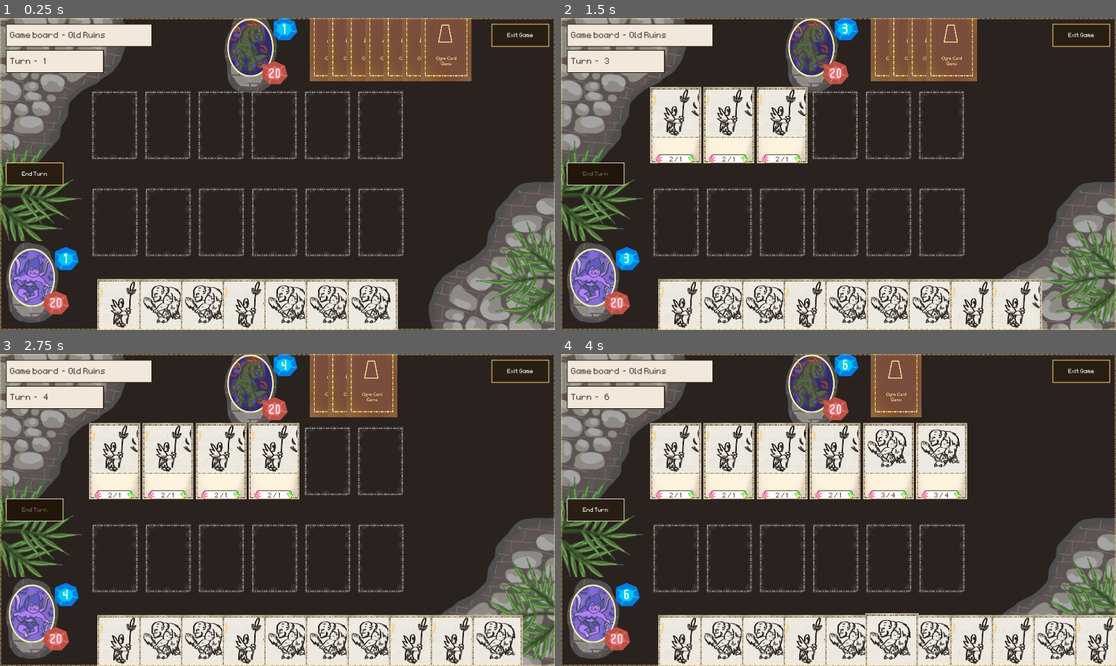
Above: before the commit, frames 1-4 (two rows, left to right).
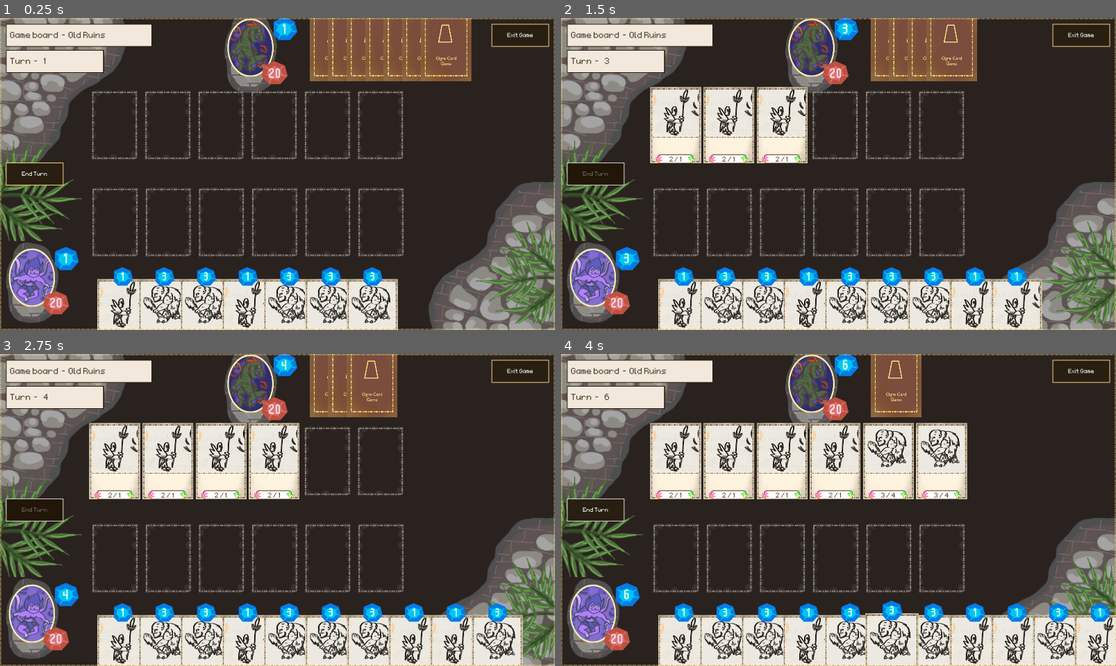
Above: after the commit, the same moments.

Repository: OttoElomaa/Godot-4-Ogre-Card-Game
Game: Godot game, scene res://GameScenes/main.tscn
Two runs of this game, one before a commit and one after it. Both use one fixed random seed, a clock stepped at 60 frames per second and the inputs below.
Inputs (mouse positions are in pixels of both pictures, inside the frame that each line leads up to):
- Up to frame 1 (0.25 s): no input
- Up to frame 2 (1.5 s): click (594, 174) at 0.5 s; click (594, 174) at 1.25 s
- Up to frame 3 (2.75 s): click (33, 510) at 2 s
- Up to frame 4 (4 s): tap Enter at 2.75 s; drag from (683, 653) to (849, 653) at 2.77 s; tap Space at 3.5 s; drag from (727, 653) to (894, 653) at 3.52 s

The runs differ from the first frame. In frame 1, 1.2% of the frame differs, in the area x 20-69%, y 79-86%; in frame 2, 1.5%; in frame 3, 1.7%; in frame 4, 1.9%, in the area x 20-99%, y 79-86%.

Commit message:
Cards in hand display their mana cost. Cards have attack animation and tween-animated switch to resting

Diff:
--- a/Cards/card.gd
+++ b/Cards/card.gd
@@ -26,6 +26,7 @@
 
 var allowInteract := true
 var actionState: CardActionStates = CardActionStates.ACTIVE
+var isEnemyCard := false
 
 
 func _ready() -> void:
@@ -80,7 +81,7 @@
 
 func rest():
 	actionState = CardActionStates.RESTING
-	rotation_degrees = 25
+	#rotation_degrees = 25
 
 func wake():
 	actionState = CardActionStates.ACTIVE
@@ -89,3 +90,30 @@
 
 func checkHasLethalOn(card:Card):
 	return (damage > card.health)
+
+
+func toggleManaCostIndicator(enable:bool):
+	if enable:
+		$Frontside/ManaCost.show()
+		$Frontside/ManaCost/ManaCostLabel.text = "%d" % manaCost
+	else:
+		$Frontside/ManaCost.hide()
+
+
+func toggleEnemyStatus(enabled:bool):
+	isEnemyCard = enabled
+
+
+func playAttackAnimation():
+	if isEnemyCard:
+		$BodyAnimations.play("EnemyAttack")
+	else:
+		$BodyAnimations.play("PlayerAttack")
+	$BodyAnimations/AnimationsTimer.start()
+
+
+#### FOR RESTING
+func _on_animations_timer_timeout() -> void:
+	#rotation_degrees = 25
+	var tween = get_tree().create_tween()
+	tween.tween_property(self, "rotation_degrees", 25, 0.2)
--- a/Cards/card.tscn
+++ b/Cards/card.tscn
@@ -6,9 +6,99 @@
 [ext_resource type="Texture2D" uid="uid://b7g66n14xrpak" path="res://Art/card-art-base-card-idk.png" id="3_trd61"]
 [ext_resource type="LabelSettings" uid="uid://bybi82ik7ric5" path="res://Fonts/LabelSettingSmallFontFaintGrey.tres" id="4_7bc8n"]
 [ext_resource type="StyleBox" path="res://PanelStyles/EmptyStyleBox.tres" id="4_w0fdq"]
+[ext_resource type="Texture2D" uid="uid://qngukrd0n58y" path="res://Art/card-mana-cost-indicator-texture.png" id="5_6ma8t"]
+[ext_resource type="LabelSettings" uid="uid://bujre4bd418t" path="res://Fonts/LabelSetHeaderMana.tres" id="6_u70hd"]
 
 [sub_resource type="RectangleShape2D" id="RectangleShape2D_kd3xj"]
 size = Vector2(220, 330)
+
+[sub_resource type="Animation" id="Animation_6ma8t"]
+resource_name = "PlayerAttack"
+tracks/0/type = "value"
+tracks/0/imported = false
+tracks/0/enabled = true
+tracks/0/path = NodePath("Frontside:position")
+tracks/0/interp = 1
+tracks/0/loop_wrap = true
+tracks/0/keys = {
+"times": PackedFloat32Array(0, 0.1, 0.2, 1),
+"transitions": PackedFloat32Array(1, 1, 1, 1),
+"update": 0,
+"values": [Vector2(0, 0), Vector2(0, -80), Vector2(0, -100), Vector2(0, 0)]
+}
+tracks/1/type = "value"
+tracks/1/imported = false
+tracks/1/enabled = true
+tracks/1/path = NodePath("Backside:visible")
+tracks/1/interp = 1
+tracks/1/loop_wrap = true
+tracks/1/keys = {
+"times": PackedFloat32Array(0, 1),
+"transitions": PackedFloat32Array(1, 1),
+"update": 1,
+"values": [false, true]
+}
+
+[sub_resource type="Animation" id="Animation_u70hd"]
+length = 0.001
+tracks/0/type = "value"
+tracks/0/imported = false
+tracks/0/enabled = true
+tracks/0/path = NodePath(".:position")
+tracks/0/interp = 1
+tracks/0/loop_wrap = true
+tracks/0/keys = {
+"times": PackedFloat32Array(0),
+"transitions": PackedFloat32Array(1),
+"update": 0,
+"values": [Vector2(0, 0)]
+}
+tracks/1/type = "value"
+tracks/1/imported = false
+tracks/1/enabled = true
+tracks/1/path = NodePath("Backside:visible")
+tracks/1/interp = 1
+tracks/1/loop_wrap = true
+tracks/1/keys = {
+"times": PackedFloat32Array(0),
+"transitions": PackedFloat32Array(1),
+"update": 1,
+"values": [true]
+}
+
+[sub_resource type="Animation" id="Animation_cvyu6"]
+resource_name = "EnemyAttack"
+tracks/0/type = "value"
+tracks/0/imported = false
+tracks/0/enabled = true
+tracks/0/path = NodePath("Frontside:position")
+tracks/0/interp = 1
+tracks/0/loop_wrap = true
+tracks/0/keys = {
+"times": PackedFloat32Array(0, 0.1, 0.2, 1),
+"transitions": PackedFloat32Array(1, 1, 1, 1),
+"update": 0,
+"values": [Vector2(0, 0), Vector2(0, 80), Vector2(0, 100), Vector2(0, 0)]
+}
+tracks/1/type = "value"
+tracks/1/imported = false
+tracks/1/enabled = true
+tracks/1/path = NodePath("Backside:visible")
+tracks/1/interp = 1
+tracks/1/loop_wrap = true
+tracks/1/keys = {
+"times": PackedFloat32Array(0, 1),
+"transitions": PackedFloat32Array(1, 1),
+"update": 1,
+"values": [false, true]
+}
+
+[sub_resource type="AnimationLibrary" id="AnimationLibrary_wrqsm"]
+_data = {
+&"EnemyAttack": SubResource("Animation_cvyu6"),
+&"PlayerAttack": SubResource("Animation_6ma8t"),
+&"RESET": SubResource("Animation_u70hd")
+}
 
 [node name="Card" type="Node2D"]
 script = ExtResource("1_i5yq8")
@@ -24,6 +114,31 @@
 [node name="Art" type="Sprite2D" parent="Frontside"]
 position = Vector2(0, -53)
 texture = ExtResource("3_trd61")
+
+[node name="ManaCost" type="Node2D" parent="Frontside"]
+visible = false
+position = Vector2(0, -174)
+scale = Vector2(0.8, 0.8)
+
+[node name="ManaCostTexture" type="Sprite2D" parent="Frontside/ManaCost"]
+texture = ExtResource("5_6ma8t")
+
+[node name="ManaCostLabel" type="Label" parent="Frontside/ManaCost"]
+texture_filter = 1
+anchors_preset = 8
+anchor_left = 0.5
+anchor_top = 0.5
+anchor_right = 0.5
+anchor_bottom = 0.5
+offset_left = -28.5
+offset_top = -28.5
+offset_right = 28.5
+offset_bottom = 28.5
+grow_horizontal = 2
+grow_vertical = 2
+text = "88"
+label_settings = ExtResource("6_u70hd")
+horizontal_alignment = 1
 
 [node name="StatsPanel" type="PanelContainer" parent="Frontside"]
 anchors_preset = 8
@@ -66,5 +181,14 @@
 visible = false
 shape = SubResource("RectangleShape2D_kd3xj")
 
+[node name="BodyAnimations" type="AnimationPlayer" parent="."]
+libraries = {
+&"": SubResource("AnimationLibrary_wrqsm")
+}
+
+[node name="AnimationsTimer" type="Timer" parent="BodyAnimations"]
+one_shot = true
+
 [connection signal="mouse_entered" from="Area2D" to="." method="_on_area_2d_mouse_entered"]
 [connection signal="mouse_exited" from="Area2D" to="." method="_on_area_2d_mouse_exited"]
+[connection signal="timeout" from="BodyAnimations/AnimationsTimer" to="." method="_on_animations_timer_timeout"]
--- a/GameScenes/battle_system.gd
+++ b/GameScenes/battle_system.gd
@@ -113,8 +113,10 @@
 
 
 func handlePlayerAttackEnemy():
-	enemyHealth -= currentAttackingCard.damage
-	currentAttackingCard.rest()
+	var c = currentAttackingCard
+	enemyHealth -= c.damage
+	c.playAttackAnimation()
+	c.rest()
 
 
 func handlePlayerAttackCreature(results:Array):
@@ -131,8 +133,9 @@
 		return
 
 	#### VALID TARGET - RESOLVE ATTACK
+	#prints("Player card targets enemy card: ", currentAttackingCard, target)
 	if main.checkSlotEnemy(target.mySlot):
-		prints("Player card targets enemy card: ", currentAttackingCard, target)
+		currentAttackingCard.playAttackAnimation()
 		endAttackState()
 		resolveAttack(currentAttackingCard, target)
 
--- a/GameScenes/cards_manager.gd
+++ b/GameScenes/cards_manager.gd
@@ -33,18 +33,19 @@
 	dumbHandDrawCounter = 5
 	for i in range(MAX_HAND_SIZE):
 		drawCard($PlayerHand)
-	updatePlayerHandOffsets()
+	updatePlayerHandVisuals()
 
 
 func dealEnemyHand():
 	dumbHandDrawCounter = 0
 	for i in range(MAX_HAND_SIZE):
-		var card = drawCard($EnemyHand)
+		var card:Card = drawCard($EnemyHand)
 		dumbHandDrawCounter += 1
 
+		card.toggleEnemyStatus(true)
 		card.removeMouseInteraction()
 		card.toggleFrontSide(false)
-	updatePlayerHandOffsets()
+	updatePlayerHandVisuals()
 
 
 
@@ -60,12 +61,13 @@
 	return cardScene
 
 
-
-func updatePlayerHandOffsets():
+#### OFFSETS, SHOW MANA COSTS, ETC.
+func updatePlayerHandVisuals():
 	var x_offset := 0
 	for c in $PlayerHand.get_children():
 		c.position = $PlayerHandPosition.position + Vector2(x_offset, 0)
 		x_offset += 180
+		c.toggleManaCostIndicator(true)
 
 	x_offset = 0
 	for c in $EnemyHand.get_children():
@@ -160,7 +162,7 @@
 			if currentDraggedCard.mySlot:
 				currentDraggedCard.mySlot.toggleAvailable(true)
 				currentDraggedCard.mySlot = null
-	updatePlayerHandOffsets()
+	updatePlayerHandVisuals()
 	return null
 
 
@@ -168,6 +170,7 @@
 	card.position = slot.position
 	card.scale = Vector2.ONE
 	card.toggleFrontSide(true)
+	card.toggleManaCostIndicator(false)
 
 	card.mySlot = slot
 	slot.toggleAvailable(false)
@@ -234,7 +237,7 @@
 
 func startPlayerTurn():
 	drawCard($PlayerHand)
-	updatePlayerHandOffsets()
+	updatePlayerHandVisuals()
 
 
 func wakePlayerCards():
Binary file added: Art/card-mana-cost-indicator-texture.png
Not shown, added: Art/card-mana-cost-indicator-texture.png.import
Not shown: 1 places in Cards/card.tscn that only renumber resources
